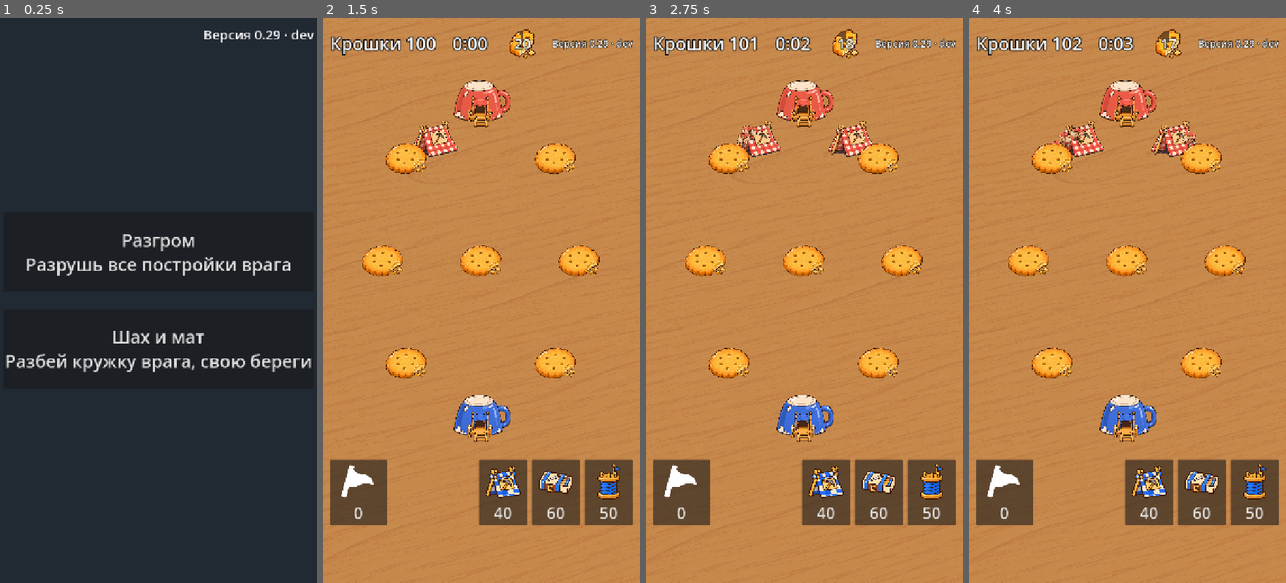
Above: before the commit, frames 1-4 (left to right).
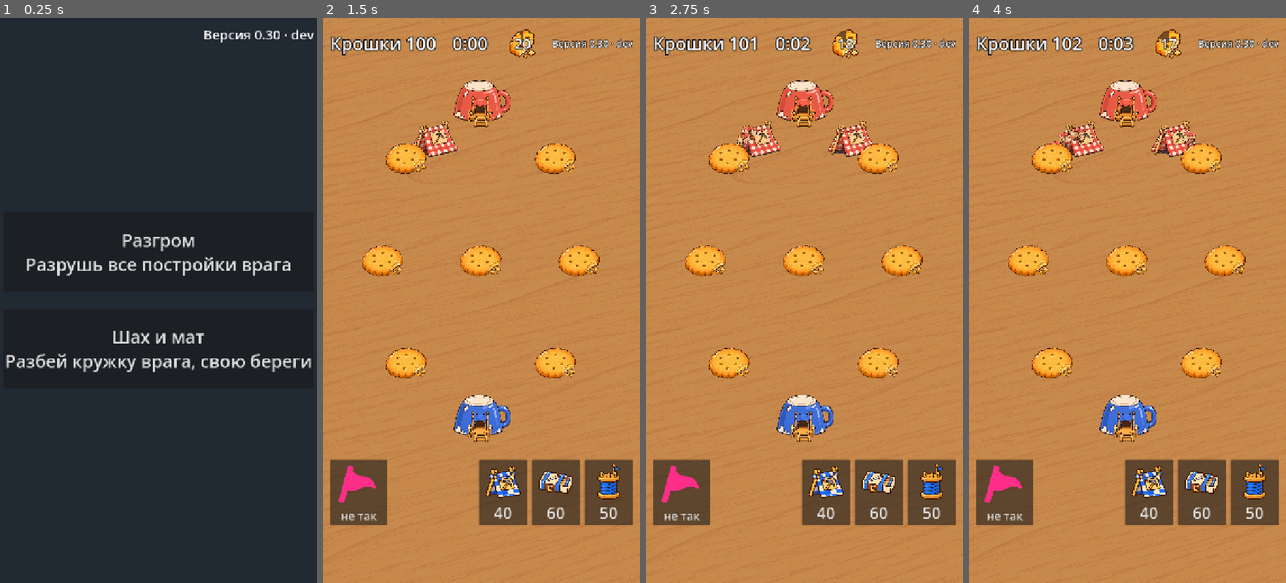
Above: after the commit, the same moments.

Repository: fishert2812/strategy-2d
Game: Godot game, scene res://scenes/main.tscn
The game is run twice, just before and just after one commit, with the same random seed, the same clock (stepped at 60 frames per second) and the same inputs.
Inputs (mouse positions are in pixels of both pictures, inside the frame that each line leads up to):
- Up to frame 1 (0.25 s): no input
- Up to frame 2 (1.5 s): click "Разгром Разрушь все постройки…" at 0.5 s; tap Enter at 1.25 s; move the mouse to (551, 272) at 1.27 s; click (551, 272) at 1.42 s
- Up to frame 3 (2.75 s): drag from (741, 328) to (788, 413) at 2.02 s
- Up to frame 4 (4 s): move the mouse to (1159, 176) at 2.77 s; click (1159, 176) at 2.92 s; drag from (1111, 413) to (1032, 215) at 3.52 s

The runs differ from the first frame. In frame 1, less than 0.1% of the frame differs, in the area x 84-89%, y 2-4%; in frame 2, 0.5%, in the area x 4-90%, y 4-89%; in frame 3, 0.5%; in frame 4, 0.5%.

Commit message:
Отметка «не так»: розовая кнопка со словом, касание без значка, звание в заголовке заявки (0.30)
Co-Authored-By: Claude Opus 5.5 <noreply@anthropic.com>
Claude-Session: https://claude.ai/code/session_019VbyzEsMe95FEU27GGRQUT

Diff:
--- a/data/version.json
+++ b/data/version.json
@@ -1,3 +1,3 @@
 {
-	"number": "0.29"
+	"number": "0.30"
 }
--- a/scenes/battle.tscn
+++ b/scenes/battle.tscn
@@ -146,8 +146,8 @@
 custom_minimum_size = Vector2(130, 150)
 layout_mode = 2
 mouse_filter = 2
-theme_override_font_sizes/font_size = 36
-text = "0"
+theme_override_font_sizes/font_size = 26
+text = "не так"
 icon_alignment = 1
 vertical_icon_alignment = 0
 expand_icon = true
--- a/scripts/battle.gd
+++ b/scripts/battle.gd
@@ -54,6 +54,8 @@
 	$End/Center/Box/Phrase.pressed.connect($Report.open)
 	$Report.sent_out.connect(func(): $End/Center/Box/Send.text = "GitHub открыт: нажми Create")
 	flag_button.icon = load(look.flag.file)
+	for c in ["icon_normal_color", "icon_pressed_color", "icon_hover_color", "icon_focus_color"]:  # розовый, не белый флаг «сдаюсь»
+		flag_button.add_theme_color_override(c, Color(look.flag.color))
 	SafeArea.apply($Hud)
 	if OS.has_feature("web"):
 		JavaScriptBridge.eval("window._t=0;addEventListener('touchstart',function(){window._t++},{capture:true,passive:true})")
@@ -80,7 +82,7 @@
 	enemy = Enemy.new(sim)
 	box = BlackBox.new()
 	sim.changed.connect(box.on_sim)
-	flag_button.text = "0"
+	flag_button.text = "не так"
 	for b in sim.buildings:
 		_on_sim("built", b)
 	for d in sim.deposits:
@@ -453,19 +455,19 @@
 		hint("коснись залежи" if d.from.kind == "camp" else "коснись здания врага", false)
 
 
-## Флажок Романа «вот тут»: в ящик, значок на поле (или над кнопкой, если без места), щелчок.
+## Отметка «тут не так»: в ящик; значок на поле, только если перетянута на место; щелчок.
 func put_flag(at: Variant) -> void:
 	var f := box.flag(sim, at)
-	flag_button.text = str(box.flags.size())
-	var s := Sprite2D.new()
-	_fit(s, look.flag, load(look.flag.file))
-	s.modulate = Color(look.flag.color); s.z_index = 1  # поверх печенья и построек
-	s.position = at if at != null else world.to_local(flag_button.get_global_rect().get_center() - Vector2(0, 110))
-	things.add_child(s)
-	var t := s.create_tween()
-	t.tween_property(s, "modulate:a", look.flag.after, 0.5).set_delay(look.flag.show)
+	flag_button.text = "не так: %d" % box.flags.size()
+	if at != null:
+		var s := Sprite2D.new()
+		_fit(s, look.flag, load(look.flag.file))
+		s.modulate = Color(look.flag.color); s.z_index = 1  # поверх печенья и построек
+		s.position = at
+		things.add_child(s)
+		s.create_tween().tween_property(s, "modulate:a", look.flag.after, 0.5).set_delay(look.flag.show)
 	$Feedback.play("path")
-	hint("флажок %s" % BlackBox._clock(f.t), false)
+	hint("отмечено %s" % BlackBox._clock(f.t), false)
 
 
 func hint(text: String, error := true) -> void:
@@ -552,7 +554,7 @@
 		"ended":
 			var mate: bool = sim.mode.win == "home" and sim.of_side(1 - data.winner, "home").is_empty()
 			$End/Center/Box/Title.text = ("Мат! " if mate else "") + ("Победа!" if data.winner == Sim.PLAYER else "Поражение")
-			$End/Center/Box/Flags.text = "Флажки: " + box.times() if not box.flags.is_empty() else "Флажков нет, разбор всё равно уйдёт"
+			$End/Center/Box/Flags.text = "Отметки: " + box.times() if not box.flags.is_empty() else "Отметок нет. Разбор партии всё равно отправится"
 			$End/Center/Box/Send.text = "Отправить разбор"
 			var who := box.title(sim)
 			$End/Center/Box/Who.text = "Сегодня ты %s\n%s\n%s" % [who.name, who.line, who.hint]
--- a/scripts/blackbox.gd
+++ b/scripts/blackbox.gd
@@ -98,10 +98,10 @@
 
 ## Сводка для заявки человеческими словами. Короткая, чтобы влезла в адрес.
 func summary(sim: Sim) -> String:
-	var out := ["Партия %s («%s»), %s. Флажков: %d. Звание: %s." % [_clock(sim.time), sim.mode.title, ["ещё шла", "победа", "поражение"][sim.winner + 1], flags.size(), title(sim).name]]
+	var out := ["Партия %s («%s»), %s. Отметок: %d. Звание: %s." % [_clock(sim.time), sim.mode.title, ["ещё шла", "победа", "поражение"][sim.winner + 1], flags.size(), title(sim).name]]
 	for f in flags.slice(0, 8):  # больше восьми строк не влезет в адрес заявки
 		out.append("- %s %s: крошки %d, построек %d, без дела %d%s" % [_clock(f.t), f.where, f.gold, f.mine, f.idle, f.near])
-	if flags.size() > 8: out.append("- и ещё флажки: " + ", ".join(flags.slice(8).map(func(f): return _clock(f.t))))
+	if flags.size() > 8: out.append("- и ещё отметки: " + ", ".join(flags.slice(8).map(func(f): return _clock(f.t))))
 	out.append("Что заметила игра:")
 	out.append("- построено у тебя %d, у врага %d; разрушено твоих %d, вражеских %d" % [built[0], built[1], destroyed[0], destroyed[1]])
 	out.append("- без дела стояли: лагеря %d с, казармы %d с; троп нарисовано %d" % [idle.camp, idle.barracks, redraws])
--- a/scripts/report.gd
+++ b/scripts/report.gd
@@ -70,14 +70,18 @@
 	lines.append(Time.get_datetime_string_from_system(false, true))
 	var box = scene.get("box") if scene else null
 	if box is BlackBox:
+		_who = box.title(sim).name
 		lines = [box.summary(sim), "", "Техника:"] + lines
 	return "\n".join(lines)
+
+
+var _who := ""  # звание партии — в заголовок заявки
 
 
 ## Текст репорта и адрес страницы новой issue. Длинный текст в адрес не влезает — тогда он только в буфере.
 func compose(text: String, about: String) -> Dictionary:
 	var words := text.strip_edges().replace("\n", " ")
-	var title := "Разбор: " + (words.left(cfg.title_chars) + ("…" if words.length() > cfg.title_chars else "") if words != "" else "партия без слов")
+	var title := "Разбор: " + (words.left(cfg.title_chars) + ("…" if words.length() > cfg.title_chars else "") if words != "" else (_who + ", без слов" if _who else "партия без слов"))
 	var body := text.strip_edges() + "\n\n---\n" + about
 	var url := _url(title, body)
 	if url.length() > cfg.max_url:
--- a/tests/test_flag.gd
+++ b/tests/test_flag.gd
@@ -22,7 +22,7 @@
 		err = "флажки не те: %s" % [flags]
 	elif not report.contains(line) or line.contains("без места") or not report.contains("перед этим не вышло: «нельзя: тут постройка»"):
 		err = "в разборе нет места и того, что было перед флажком: " + report.left(300)
-	elif marks != 2 or battle.flag_button.text != "2":
+	elif marks != 1 or battle.flag_button.text != "не так: 2":
 		err = "на поле значков %d, на кнопке «%s»" % [marks, battle.flag_button.text]
 	battle.get_parent().free()
 	return err
@@ -73,9 +73,9 @@
 	battle.get_parent().free()
 	if overlap:
 		return "«Ещё раз» на экране итога лежит на нижней панели"
-	if not flags.begins_with("Сегодня ты Чистюля Флажки: 0:00, 0:07"):
+	if not flags.begins_with("Сегодня ты Чистюля Отметки: 0:00, 0:07"):
 		return "на экране итога не те флажки: " + flags
-	for need in ["Флажков: 20. Звание: Чистюля.", "победа", "«тяни тропу к залежи» ×1", "лагеря 30 с", "у печенья слева, у врага", "не вышло: «тяни"]:
+	for need in ["Отметок: 20. Звание: Чистюля.", "победа", "«тяни тропу к залежи» ×1", "лагеря 30 с", "у печенья слева, у врага", "не вышло: «тяни"]:
 		if not sent.get("body", "").contains(need):
 			return "в разборе нет «%s»: %s" % [need, sent.get("body", "").left(300)]
 	if sent.url.length() > max_url or not sent.url.contains("labels=feedback"):
@@ -83,3 +83,25 @@
 	if send_text != "GitHub открыт: нажми Create":
 		return "кнопка не сказала, что разбор ушёл"
 	return ""
+
+
+## Польза: по виду и слову кнопка значит «тут не так», а не «сдаться»; итог без отметок сказан по-человечески.
+func test_mark_reads_as_not_right() -> String:
+	var battle: Control = await t._battle(t.SIZES[0])
+	var b: Button = battle.flag_button
+	var looks := [b.text, b.get_theme_color("icon_normal_color"), Color(battle.look.flag.color)]
+	t._tap(battle, _flag(battle))
+	var marks: int = battle.things.get_children().filter(func(s): return s is Sprite2D and s.texture.resource_path.ends_with("flag.png")).size()
+	for x in battle.sim.of_side(Sim.ENEMY):
+		battle.sim.damage(x, 1e9)
+	var end: String = battle.get_node("End/Center/Box/Flags").text
+	battle.get_node("End/Center/Box/Send").pressed.emit()
+	var title: String = battle.get_node("Report").sent.title
+	battle.get_parent().free()
+	if looks[0] != "не так" or looks[1] != looks[2]:
+		return "кнопка «%s» цвета %s, ждали «не так» и розовый" % [looks[0], looks[1]]
+	if marks != 0:
+		return "касание оставило значок у кнопки"
+	if end != "Отметки: 0:00" or not title.contains("без слов") or title.contains("партия"):
+		return "итог «%s», заголовок «%s»" % [end, title]
+	return ""
--- a/tests/test_report.gd
+++ b/tests/test_report.gd
@@ -64,7 +64,7 @@
 	var long: Dictionary = report.compose("очень длинный надиктованный разбор ".repeat(400), about)
 	var cfg: Dictionary = report.cfg
 	_done(battle)
-	for need in [Version.sha(), "Battle", "крошки", "наши: дом 1", "Флажков: 0", "Что заметила игра"]:
+	for need in [Version.sha(), "Battle", "крошки", "наши: дом 1", "Отметок: 0", "Что заметила игра"]:
 		if not need in about:
 			return "в приписке нет «%s»: %s" % [need, about]
 	if not short.url.begins_with(cfg.issue_url + "?labels=feedback&title="):
Not shown, changed: CHANGELOG.md
